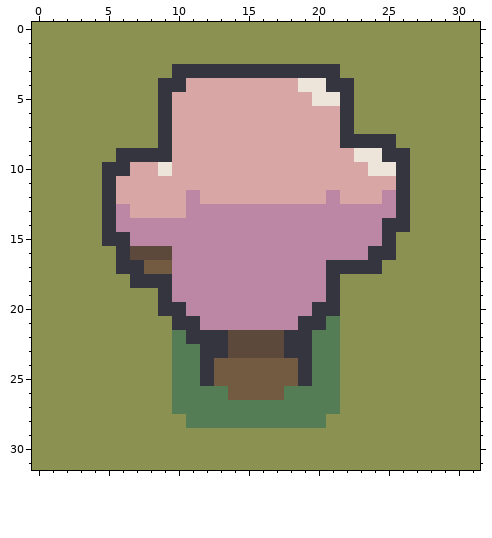
Pixel-art sprite -- images/gwall/gwall4.png. The first picture shows the starting point.
The file is 32x32 pixels. Colours within 5 levels of each other are drawn and written as one.
After the commit:
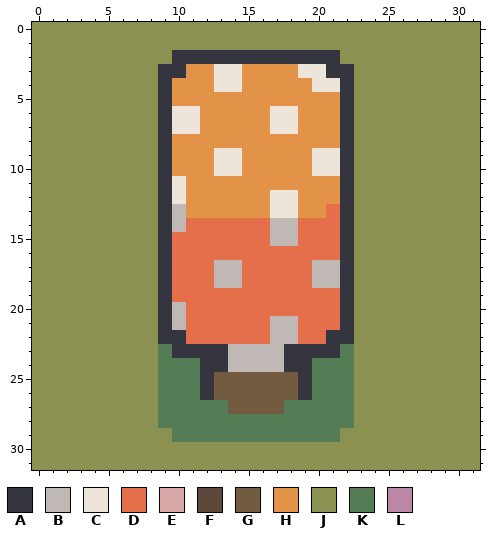
Palette (. is transparent): A #353540  B #bfb8b4  C #ede4da  D #e56f4b  E #d9a6a6  F #5d483c  G #735b42  H #e39347  J #8b9150  K #557d55  L #bc87a5
The author wrote: gwall random ok, floor green
From old to new:
Changed rows in their new state; - is an unchanged pixel.
first column x 5:
 2 -----AAAAAAAAAAAA-----
 3 ----A-HHCCHHHHCC-A----
 4 -----HHHCCHHHHH-C-----
 5 -----HHHHHHHHHHHH-----
 6 -----CCHHHHHCCHHH-----
 7 -----CCHHHHHCCHHH-----
 8 -----HHHHHHHHHHHH-JJJ-
 9 -JJJ-HHHCCHHHHHCCAJJJJ
10 JJJJAHHHCCHHHHHCCAJJJJ
11 JJJJACHHHHHHHHHHHAJJJJ
12 JJJJACHHHHHHCCHHHAJJJJ
13 JJJJABHHHHHHCCHHDAJJJJ
14 JJJJABDDDDDDBBDDDAJJJJ
15 JJJJADDDDDDDBBDDDAJJJ-
16 -JJJADDDDDDDDDDDDAJJJ-
17 -JJJADDDBBDDDDDBB-JJ--
18 --JJ-DDDBBDDDDDBBA----
19 -----DDDDDDDDDDDDA----
20 -----BDDDDDDDDDDDA----
21 ----ABDDDDDDBBDDDA----
22 ----AADDDDDDBBDDAA----
23 ----KAA--BBBB--AAK----
24 ----K---ABBBBA---K----
25 ----K------------K----
26 ----K--AG----GA--K----
27 ----K----GGGG----K----
28 ----KK----------KK----
29 -----KKKKKKKKKKKK-----
